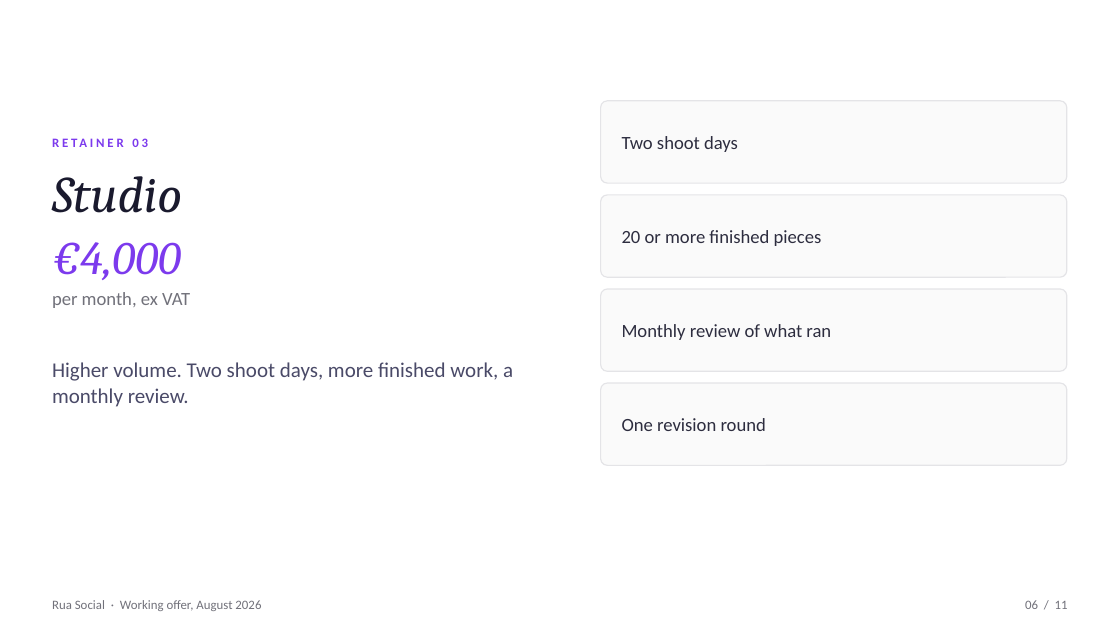
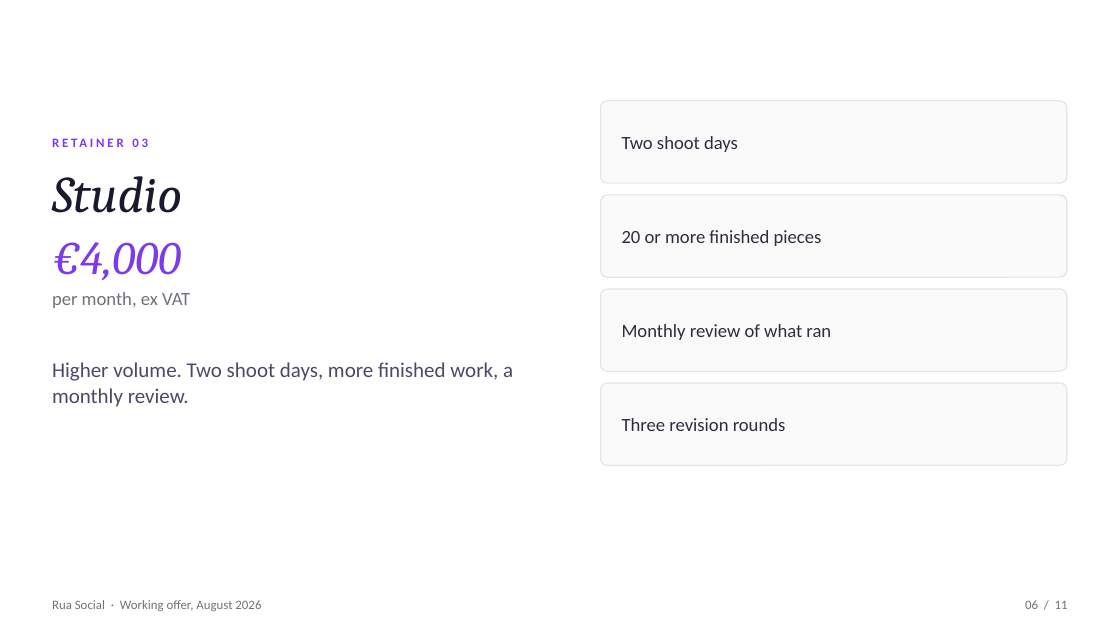
Before and after one commit to Rua-Social/Rua, a slide deck: slide 6 of 20-studio/sales/ways-to-work-present.pptx. Drawn at 1120x630 pixels with LibreOffice and Linux fonts; fonts in the diff are those of the drawing. Boxes give left, top, right and bottom in pixels: in the first picture for what was removed or moved away, otherwise in the second. Text is boxed around its words. In the diff, an @@ line names an element or a change of style, - is before the commit and + after.

Commit message:
Move the offer to three amend rounds. Reprint the card and the Ecoplex pack so they match.

```diff
--- a/20-studio/sales/ways-to-work-present.pptx
+++ b/20-studio/sales/ways-to-work-present.pptx
@@ text at (622, 418, 786, 431): text changed @@
-One revision round
+Three revision rounds
```
Also in this commit, not shown: 3 other slides changed, 9 other files.
